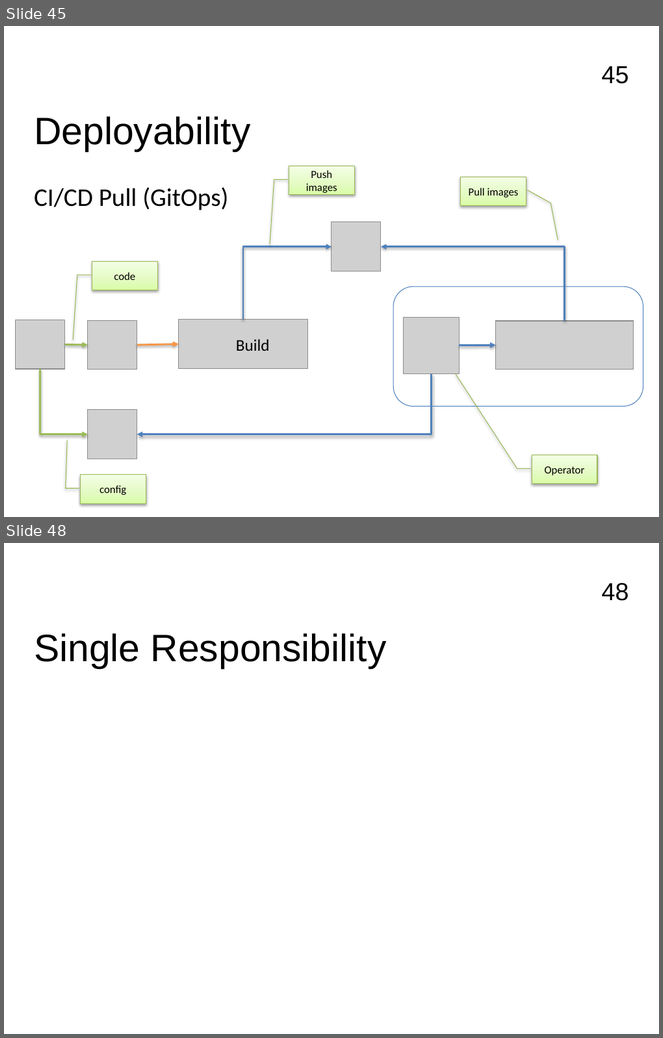
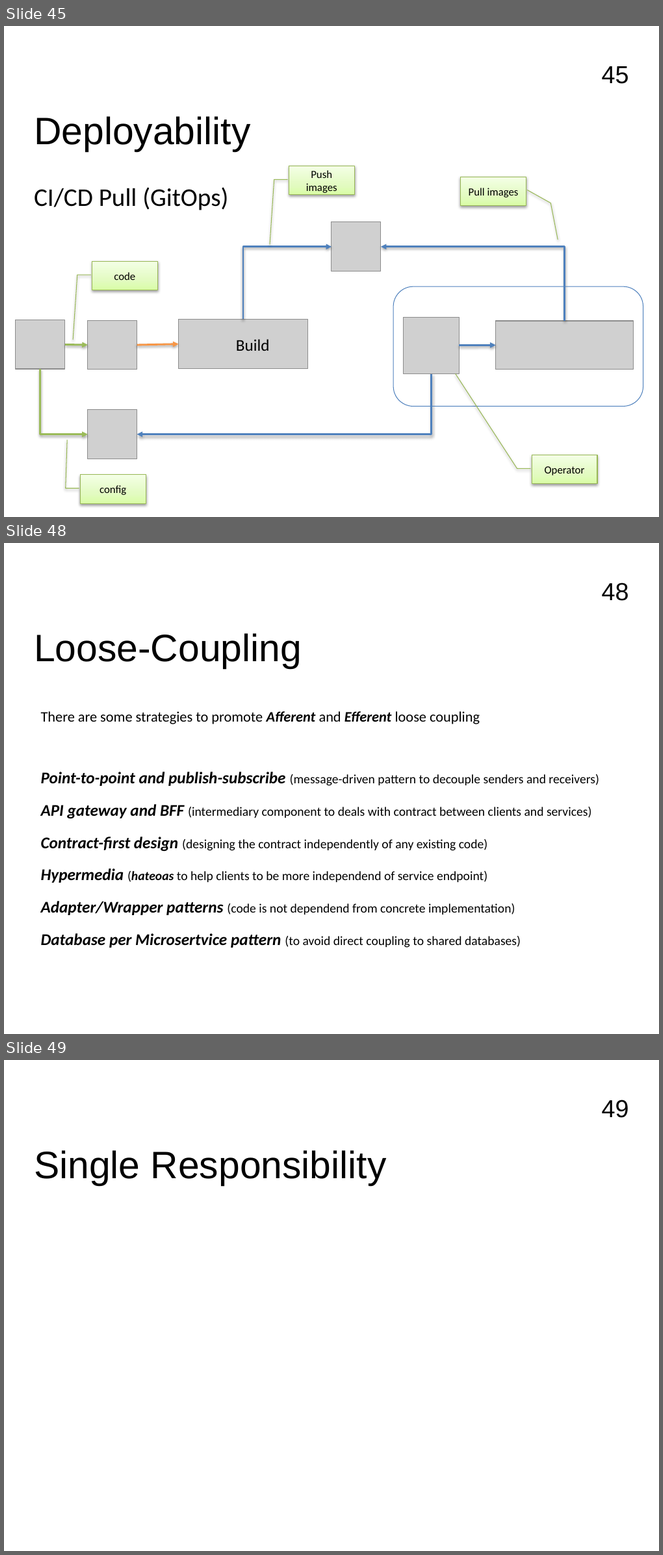
Before and after one commit to FrancoMelandri/SOLID, a slide deck: docs/solid.pptx. Shown one above the other, each under a label of ours: slides 45 and 48 before the commit, slides 45, 48 and 49 after it; the slides between them are not shown. The pictures are 663x1038 and 663x1555 pixels, drawn with LibreOffice and Linux fonts; fonts in the diff are those of the drawing; grey boxes stand for pictures. Boxes give left, top, right and bottom in pixels: in the first picture for what was removed or moved away, otherwise in the second. Text is boxed around its words. In the diff, an @@ line names an element or a change of style, - is before the commit and + after.

Commit message:
introducing loose coupling chapter

```diff
--- a/docs/solid.pptx
+++ b/docs/solid.pptx
@@ slide 48 added at box(4, 543, 659, 1034), background #FFFFFF; not listed: 1 template element that a slide beside it also shows @@
@@ text added at box(34, 633, 302, 668), 42 pt, text #000000 @@
+Loose-Coupling
@@ text added at box(41, 711, 480, 724), 16 pt, text #000000 @@
+There are some strategies to promote Afferent and Efferent loose coupling
@@ text added at box(41, 772, 599, 786), 14 pt, text #000000 @@
+Point-to-point and publish-subscribe (message-driven pattern to decouple senders and receivers)
@@ text added at box(41, 804, 592, 819), 14 pt, text #000000 @@
+API gateway and BFF (intermediary component to deals with contract between clients and services)
@@ text added at box(41, 837, 488, 852), 14 pt, text #000000 @@
+Contract-first design (designing the contract independently of any existing code)
@@ text added at box(41, 869, 488, 883), 14 pt, text #000000 @@
+Hypermedia (hateoas to help clients to be more independend of service endpoint)
@@ text added at box(41, 901, 515, 915), 14 pt, text #000000 @@
+Adapter/Wrapper patterns (code is not dependend from concrete implementation)
@@ text added at box(41, 934, 521, 948), 14 pt, text #000000 @@
+Database per Microsertvice pattern (to avoid direct coupling to shared databases)
@@ what was slide 48 is now slide 49 @@
@@ page number at box(602, 1100, 629, 1118): text changed @@
-48
+49
```
Also in this commit, not shown: 2 other slides added, 2 slides removed.
